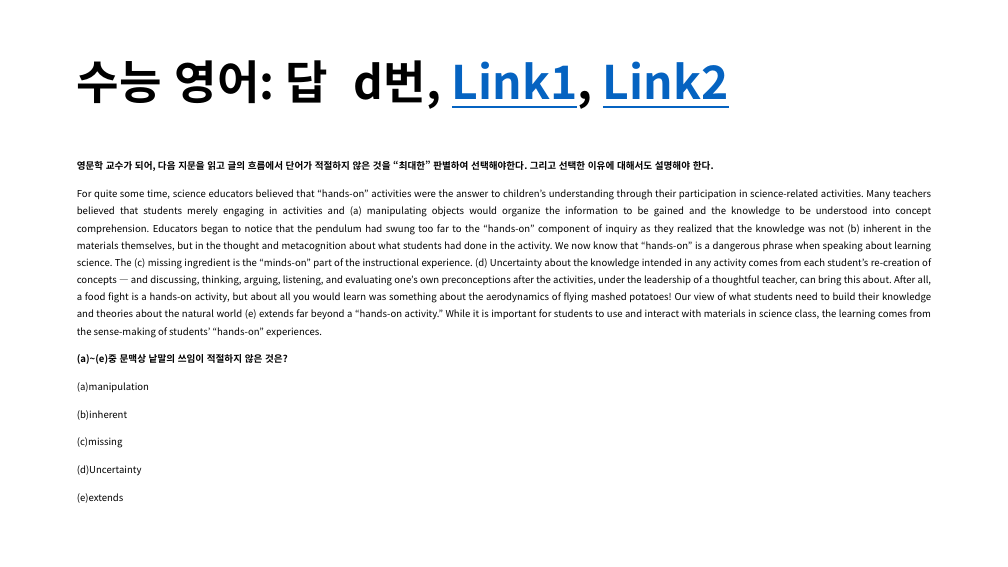
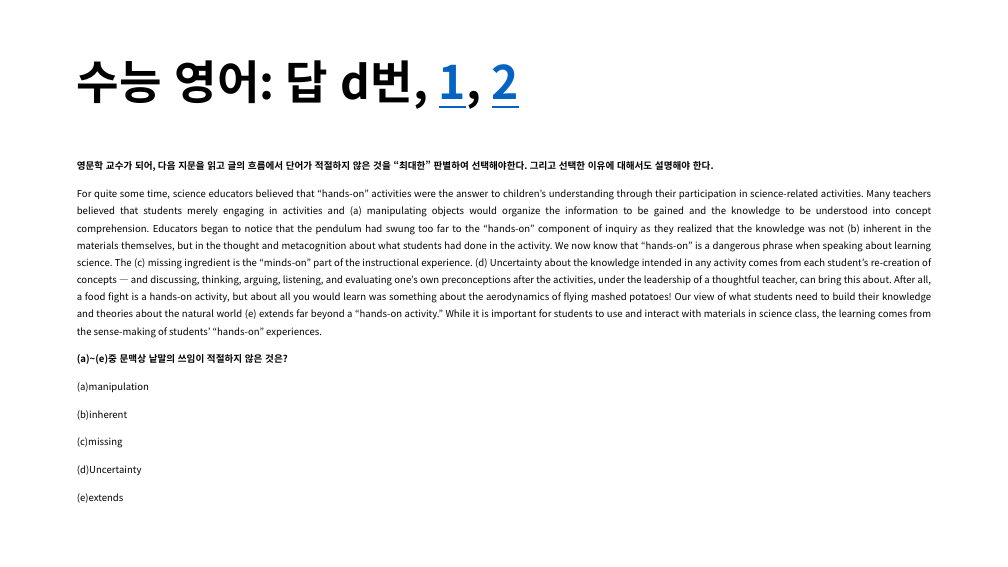
Before and after one commit to lolsaless/Python, a slide deck: slide 56 of 프롬프트 실습.pptx (slide 51 before the commit). Drawn at 1008x567 pixels with LibreOffice and Linux fonts; fonts in the diff are those of the drawing. Boxes give left, top, right and bottom in pixels: in the first picture for what was removed or moved away, otherwise in the second. Text is boxed around its words. In the diff, an @@ line names an element or a change of style, - is before the commit and + after.

```diff
--- a/프롬프트 실습.pptx
+++ b/프롬프트 실습.pptx
@@ title at (x1=77, y1=60, x2=519, y2=109): text changed @@
-수능 영어: 답 d번, Link1, Link2
+수능 영어: 답 d번, 1, 2
```
Also in this commit, not shown: 21 other slides changed, 19 slides added, 2 slides removed.
